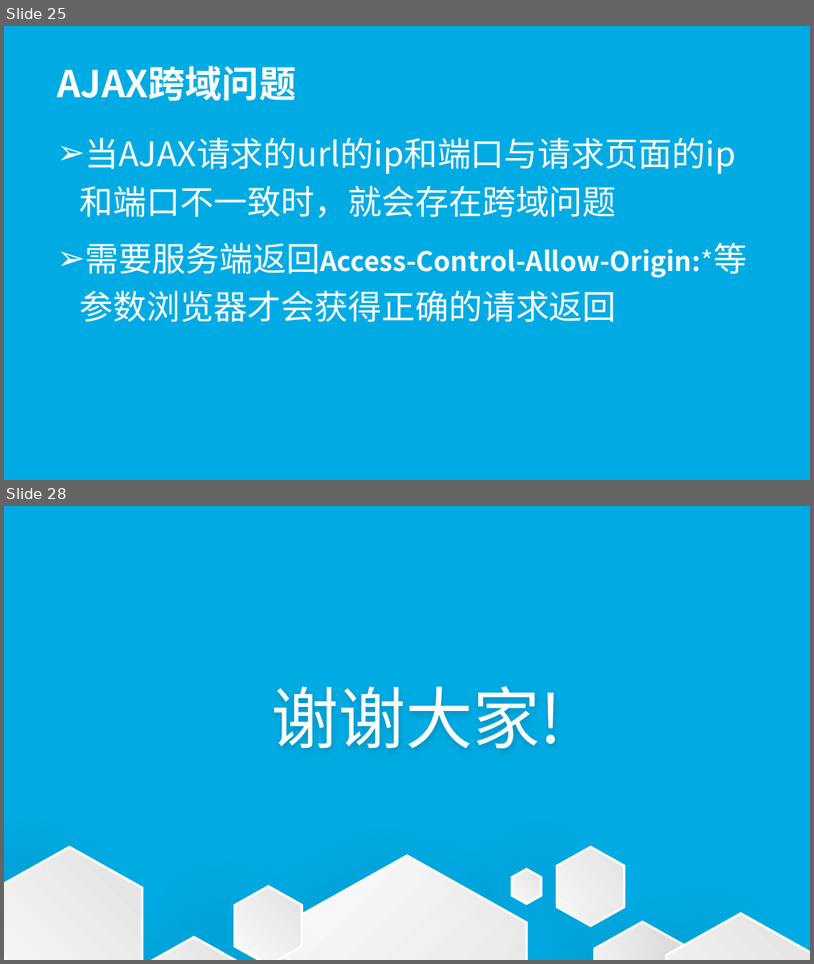
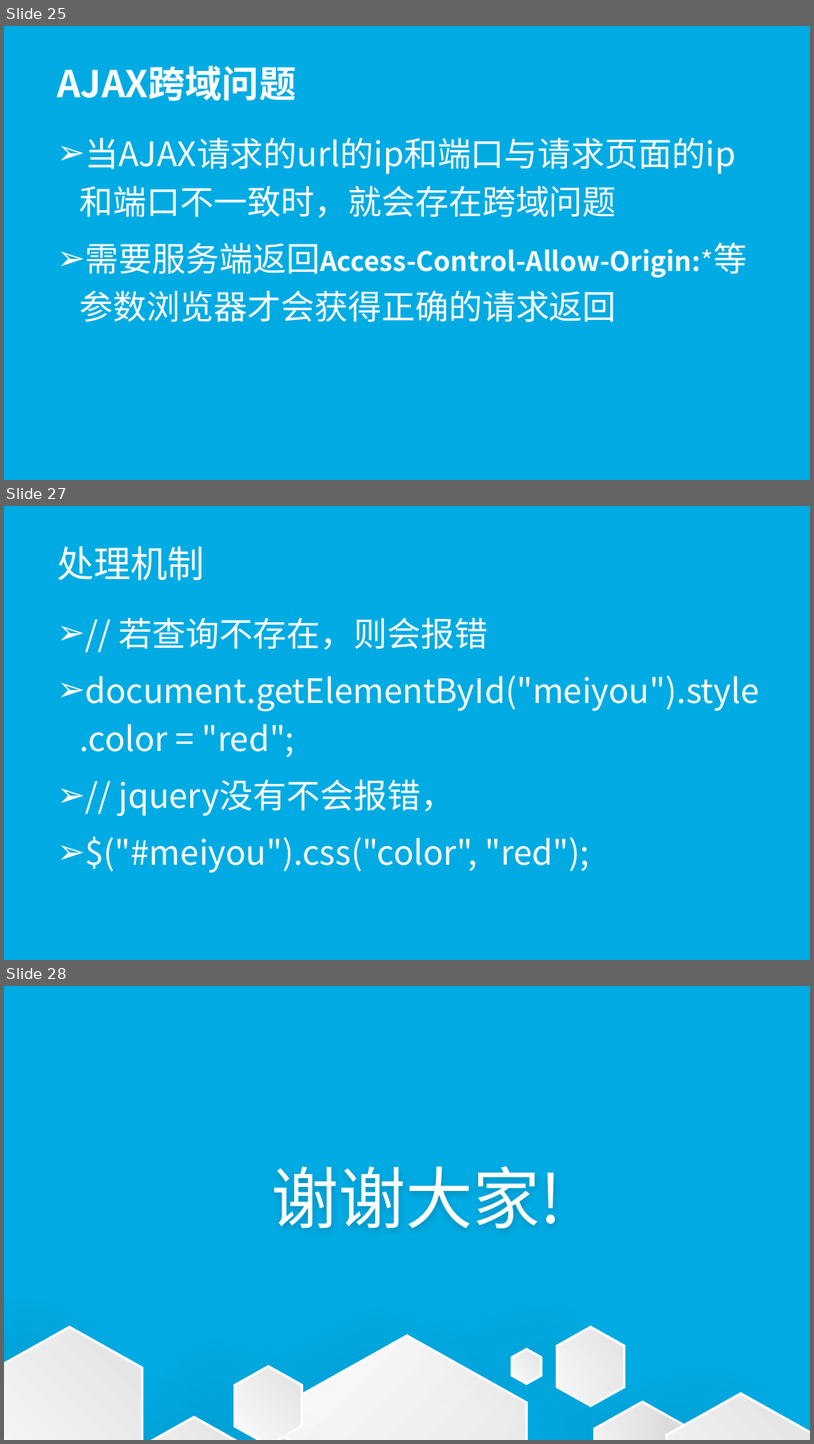
Before and after one commit to wugenshui/ppt, a slide deck: JS/jQuery.pptx. Shown one above the other, each under a label of ours: slides 25 and 28 before the commit, slides 25, 27 and 28 after it; the slides between them are not shown. The pictures are 814x964 and 814x1444 pixels, drawn with LibreOffice and Linux fonts; fonts in the diff are those of the drawing. Boxes give left, top, right and bottom in pixels: in the first picture for what was removed or moved away, otherwise in the second. Text is boxed around its words. In the diff, an @@ line names an element or a change of style, - is before the commit and + after.

```diff
--- a/JS/jQuery.pptx
+++ b/JS/jQuery.pptx
@@ slide 27 added at [4, 506, 810, 960], background #00ABE3 @@
@@ title added at [57, 546, 205, 580], 44 pt, text #FFFFFF @@
+处理机制
@@ subtitle added at [80, 617, 759, 872], 40 pt, text #FFFFFF @@
+➢ // 若查询不存在，则会报错
+➢ document.getElementById("meiyou").style.color = "red";
+➢ // jquery没有不会报错，
+➢ $("#meiyou").css("color", "red");
```
Also in this commit, not shown: 2 slides changed, 1 other slide added, 2 slides removed.
